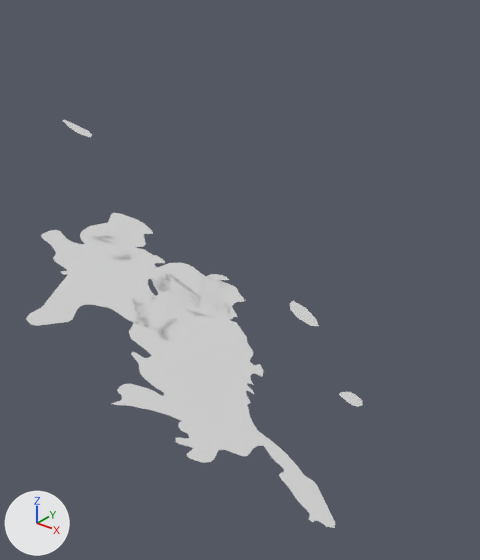
The OBJ model 3dobj/Estonia.obj, before and after one commit.
Both versions are drawn from a camera (50 mm lens) standing at (2.528, 0.861, 4.353) and looking at (2.357, 1.075, 4.22). The axes (+X, +Y, +Z) are drawn at lower left. The lights are the same throughout. Where no turn or scale is listed for an object, it has been applied to the vertices.

The older version as bpy lines, for what is in view:
```python
ob_0_estonia_sphere_001 = bpy.data.objects.new('0_Estonia_sphere.001', me_0_estonia_sphere_001)
ob_0_estonia_sphere_001.location = (0.0, 0.0, 0.0)
ob_1_estonia_sphere_001 = bpy.data.objects.new('1_Estonia_sphere.001', me_1_estonia_sphere_001)
ob_1_estonia_sphere_001.location = (0.0, 0.0, 0.0)
ob_2_estonia_sphere_001 = bpy.data.objects.new('2_Estonia_sphere.001', me_2_estonia_sphere_001)
ob_2_estonia_sphere_001.location = (0.0, 0.0, 0.0)
ob_3_estonia_sphere_001 = bpy.data.objects.new('3_Estonia_sphere.001', me_3_estonia_sphere_001)
ob_3_estonia_sphere_001.location = (0.0, 0.0, 0.0)
ob_4_estonia_sphere_001 = bpy.data.objects.new('4_Estonia_sphere.001', me_4_estonia_sphere_001)
ob_4_estonia_sphere_001.location = (0.0, 0.0, 0.0)
ob_5_estonia_sphere_001 = bpy.data.objects.new('5_Estonia_sphere.001', me_5_estonia_sphere_001)
ob_5_estonia_sphere_001.location = (0.0, 0.0, 0.0)
ob_6_estonia_sphere_001 = bpy.data.objects.new('6_Estonia_sphere.001', me_6_estonia_sphere_001)
ob_6_estonia_sphere_001.location = (0.0, 0.0, 0.0)
```
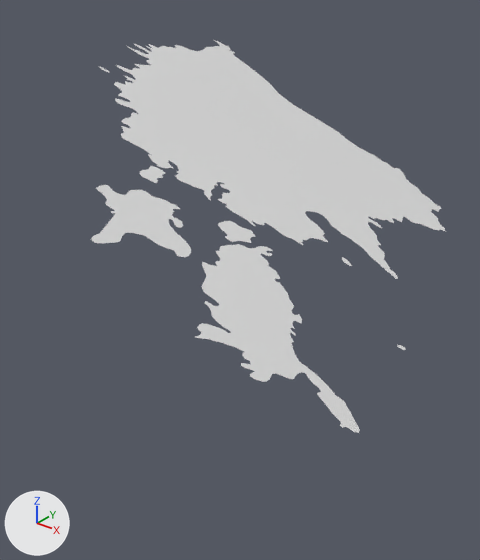
Pixel boxes (x1, y1, x2, y2) of what changed, in the pictures (480 x 560 px):
'7_Estonia_sphere.001', added: after (114, 40, 446, 279)
'2_Estonia_sphere.001', reshaped (26% narrower, 26% shorter): before (112, 272, 335, 528); after (195, 244, 360, 433)
'5_Estonia_sphere.001', reshaped (35% narrower, 34% shorter): before (26, 230, 180, 340); after (91, 185, 191, 257)
'3_Estonia_sphere.001', reshaped (61% narrower, 60% shorter): before (149, 263, 245, 319); after (218, 221, 255, 243)
'4_Estonia_sphere.001', reshaped: before (80, 213, 153, 260); after (139, 166, 165, 183)
'1_Estonia_sphere.001', reshaped (63% narrower, 63% shorter): before (290, 301, 319, 327); after (342, 257, 352, 266)
'0_Estonia_sphere.001', reshaped: before (339, 392, 363, 407); after (397, 345, 406, 350)
'6_Estonia_sphere.001', reshaped (63% narrower, 63% shorter): before (63, 120, 92, 138); after (99, 66, 109, 72)
part 3 of me_2_estonia_sphere_001, added: after (195, 244, 360, 433)
part 4 of me_2_estonia_sphere_001, deleted: before (112, 272, 335, 528)
part 5 of me_3_estonia_sphere_001, added: after (218, 221, 255, 243)
part 6 of me_3_estonia_sphere_001, deleted: before (149, 263, 245, 319)

Diff of the bpy script that builds the scene:
```diff
--- a/3dobj/Estonia.obj.py
+++ b/3dobj/Estonia.obj.py
@@ me_0_estonia_sphere_001 @@
 me_0_estonia_sphere_001.from_pydata(...)  # 11 vertices, 9 faces; spans x 2.43003..2.4371, y 1.04084..1.04987, z 4.20375..4.20918
+# me_0_estonia_sphere_001 part 1: the whole mesh is multiplied about its middle by the matrix ((0.343, 0.008, 0.006), (-0.008, 0.343, -0.011), (-0.006, 0.01, 0.343)), then moved by (0.01423, 0.0061, 0.02457)
 me_0_estonia_sphere_001.materials.append(mat_none)
@@ me_1_estonia_sphere_001 @@
 me_1_estonia_sphere_001.from_pydata(...)  # 8 vertices, 6 faces; spans x 2.39047..2.40412, y 1.06057..1.07196, z 4.21615..4.22415
+# me_1_estonia_sphere_001 part 2: the whole mesh is multiplied about its middle by the matrix ((0.335, 0.004, 0.004), (-0.004, 0.335, -0.006), (-0.004, 0.006, 0.335)), then moved by (0.01466, 0.0065, 0.02576)
 me_1_estonia_sphere_001.materials.append(mat_none)
@@ me_2_estonia_sphere_001 @@
-me_2_estonia_sphere_001.from_pydata(...)  # 234 vertices, 232 faces; spans x 2.3703..2.4615, y 0.9538..1.0441, z 4.2071..4.2519
+me_2_estonia_sphere_001.from_pydata(...)  # 240 vertices, 238 faces; spans x 2.3979..2.4622, y 0.9712..1.0361, z 4.236..4.2692
+# me_2_estonia_sphere_001 part 3: 240 vertices added at x 2.3979..2.4622, y 0.9712..1.0361, z 4.236..4.2692
+# me_2_estonia_sphere_001 part 4: 234 vertices removed from x 2.3703..2.4615, y 0.9538..1.0441, z 4.2071..4.2519
 me_2_estonia_sphere_001.materials.append(mat_none)
@@ me_3_estonia_sphere_001 @@
-me_3_estonia_sphere_001.from_pydata(...)  # 35 vertices, 33 faces; spans x 2.3657..2.3929, y 1.0008..1.0436, z 4.2335..4.2525
+me_3_estonia_sphere_001.from_pydata(...)  # 36 vertices, 34 faces; spans x 2.3882..2.3984, y 1.0197..1.0359, z 4.2646..4.2713
+# me_3_estonia_sphere_001 part 5: 36 vertices added at x 2.3882..2.3984, y 1.0197..1.0359, z 4.2646..4.2713
+# me_3_estonia_sphere_001 part 6: 35 vertices removed from x 2.3657..2.3929, y 1.0008..1.0436, z 4.2335..4.2525
 me_3_estonia_sphere_001.materials.append(mat_none)
@@ me_4_estonia_sphere_001 @@
 me_4_estonia_sphere_001.from_pydata(...)  # 29 vertices, 27 faces; spans x 2.3401..2.3639, y 0.9926..1.029, z 4.2564..4.2669
+# me_4_estonia_sphere_001 part 7: the whole mesh is multiplied about its middle by the matrix ((0.346, 0.007, 0.001), (-0.007, 0.346, -0.013), (-0.001, 0.013, 0.346)), then moved by (0.0136, 0.0056, 0.0244)
 me_4_estonia_sphere_001.materials.append(mat_none)
@@ me_5_estonia_sphere_001 @@
-me_5_estonia_sphere_001.from_pydata(...)  # 106 vertices, 104 faces; spans x 2.348..2.3956, y 0.9507..1.0204, z 4.2419..4.2712
+me_5_estonia_sphere_001.from_pydata(...)  # 106 vertices, 104 faces; spans x 2.3701..2.4001, y 0.9681..1.0126, z 4.2714..4.2896
+# me_5_estonia_sphere_001 part 8: 106 of 106 vertices moved; they spanned x 2.348..2.3956, y 0.9507..1.0204, z 4.2419..4.2712 and now span x 2.3701..2.4001, y 0.9681..1.0126, z 4.2714..4.2896; mean shift (0.0145, 0.0015, 0.0244); largest move (2.3637, 1.0204, 4.2519) -> (2.3806, 1.0126, 4.2784)
 me_5_estonia_sphere_001.materials.append(mat_none)
@@ me_6_estonia_sphere_001 @@
 me_6_estonia_sphere_001.from_pydata(...)  # 8 vertices, 6 faces; spans x 2.28503..2.29581, y 1.04005..1.04952, z 4.28208..4.28944
+# me_6_estonia_sphere_001 part 9: the whole mesh is multiplied about its middle by the matrix ((0.342, 0.004, -0.006), (-0.004, 0.342, -0.011), (0.006, 0.011, 0.342)), then moved by (0.01351, 0.00615, 0.02533)
 me_6_estonia_sphere_001.materials.append(mat_none)
@@ ob_7_estonia_sphere_001 @@
+ob_7_estonia_sphere_001 = bpy.data.objects.new('7_Estonia_sphere.001', me_7_estonia_sphere_001)  # 576 vertices, 578 faces; spans x 2.241..2.424, y 1.019..1.241, z 4.217..4.316; in mat_none (white #e7e7e7)
+ob_7_estonia_sphere_001.location = (0.0, 0.0, 0.0)
```
